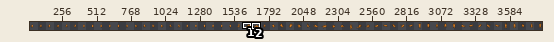
File history of a pixel-art file, Player-Spritesheet.aseprite. Above: a wide view before the commit, with the close-up outlined.
Close-up. Earlier state:
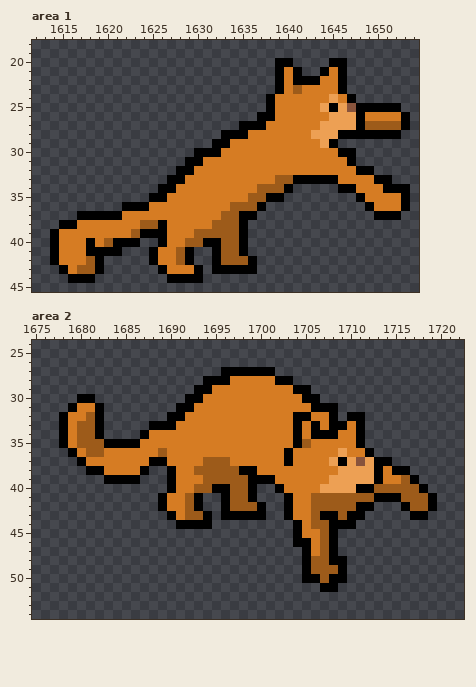
3840x64 pixels, 1 frame. Shown: area 1: x 1612..1654, y 18..45; area 2: x 1675..1722, y 24..54. The wide view leaves out empty margins. The commit also changed other parts of the picture, which this record leaves out.
New version:
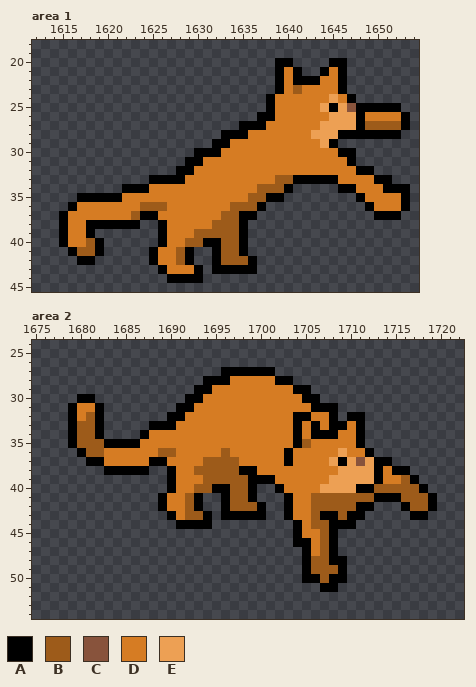
Palette (. is transparent): A #000000  B #9d5b1a  C #88533c  D #d67c23  E #eda054
What changed:
Area 1, layers "Cat Outline", "Orange Coat":
Colour A is added in row 33 at x 1625 to 1626; in row 34 at x 1622 to 1624; in row 35 at x 1617 to 1621; in row 36 at x 1616; in row 37 at x 1615.
Colour A replaces colour B in row 42 at x 1618.
Colour A replaces colour D in row 37 at x 1624 to 1625; in row 38 at x 1618 to 1623; in row 39 at x 1615 and 1618; in row 40 at x 1615 and 1619; in row 41 at x 1616; in row 42 at x 1617.
Colour B replaces colour A in row 36 at x 1624; in rows 40 to 41 at x 1618.
Colour B replaces colour D in row 36 at x 1625 to 1626; in row 37 at x 1623; in row 41 at x 1617.
Colour D is added in row 34 at x 1625; in row 35 at x 1622 to 1624; in row 36 at x 1617 to 1621; in row 37 at x 1616.
Colour D replaces colour A in row 34 at x 1626 to 1627; in row 35 at x 1625 to 1626; in row 36 at x 1622 to 1623; in row 37 at x 1617 to 1621; in row 38 at x 1616.
The author cleared colour A in row 39 at x 1614 and 1624 to 1625; in row 40 at x 1614 and 1621 to 1623; in row 41 at x 1614 and 1620 to 1621; in row 42 at x 1614 and 1619; in row 43 at x 1615 and 1619; in row 44 at x 1616 to 1618.
The author cleared colour B in row 38 at x 1624 to 1625; in row 39 at x 1623; in row 40 at x 1620; in row 43 at x 1617 to 1618.
The author cleared colour D in row 39 at x 1619 to 1622; in row 41 at x 1615; in row 42 at x 1615 to 1616; in row 43 at x 1616.
Area 2, layers "Cat Outline", "Orange Coat":
Colour A replaces colour D in rows 32 to 35 at x 1679; in row 36 at x 1680; in row 37 at x 1681 to 1682; in row 38 at x 1683 to 1686.
Colour B replaces colour D in row 36 at x 1690 and 1696; in row 37 at x 1697.
The author cleared colour A in rows 32 to 35 at x 1678; in row 36 at x 1679; in row 37 at x 1680; in row 38 at x 1681 to 1682; in row 39 at x 1683 to 1686.
Changed places in both close-ups, as pixel boxes (x1, y1, x2, y2):
changed: (50, 175, 176, 283)
changed: (59, 412, 140, 484)
changed: (167, 448, 176, 457)
changed: (221, 448, 239, 466)
